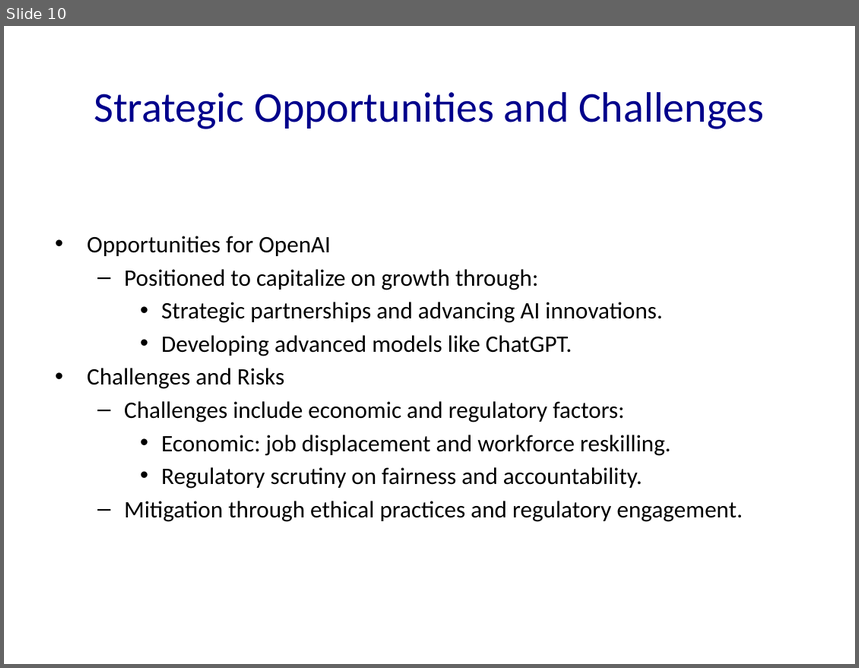
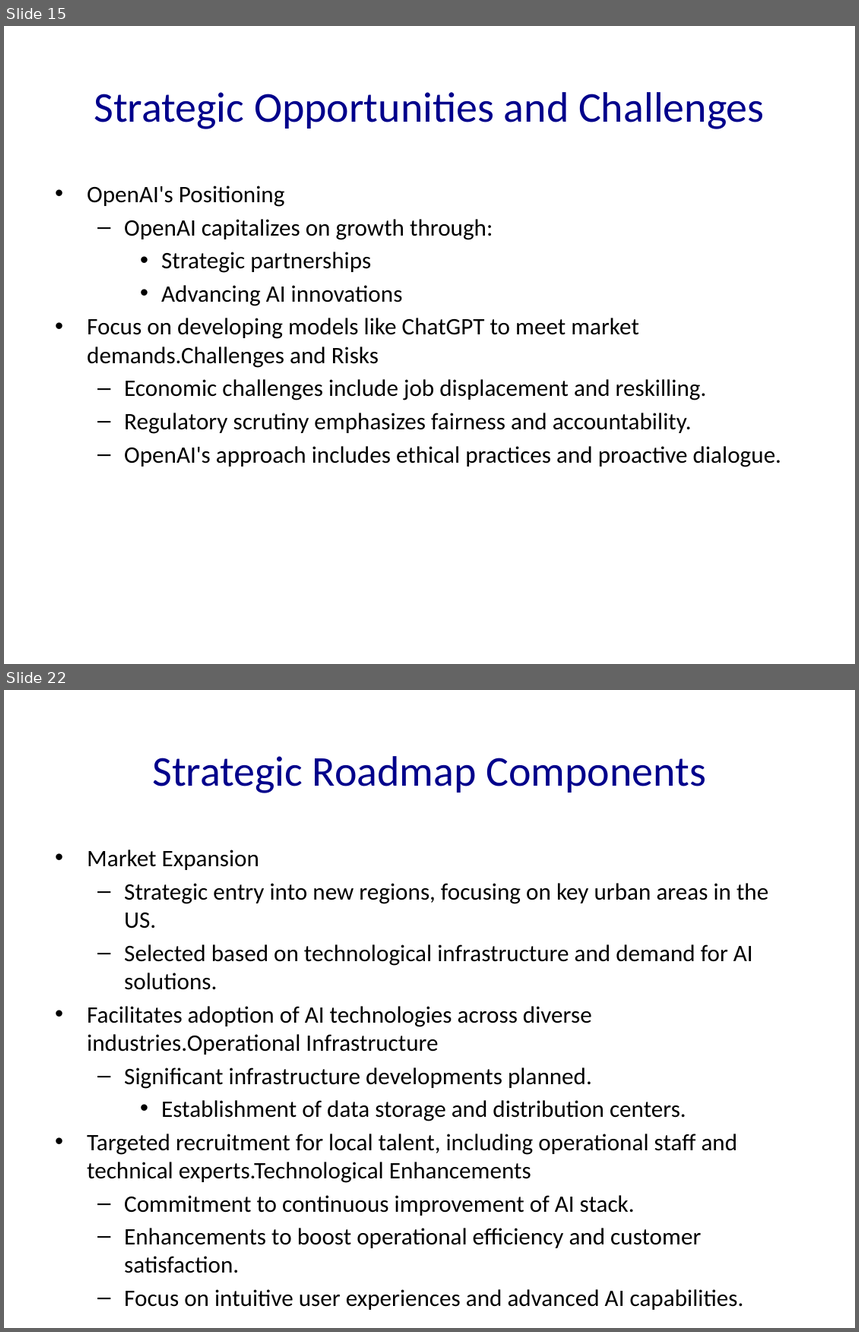
Before and after one commit to Frank-Gu-81/slides_autogeneration, a slide deck: OpenAI.pptx. Shown one above the other, each under a label of ours: slide 10 before the commit, slides 15 and 22 after it; the slides between them are not shown. The pictures are 859x668 and 859x1332 pixels, drawn with LibreOffice and Linux fonts; fonts in the diff are those of the drawing. Boxes give left, top, right and bottom in pixels: in the first picture for what was removed or moved away, otherwise in the second. Text is boxed around its words. In the diff, an @@ line names an element or a change of style, - is before the commit and + after.

```diff
--- a/OpenAI.pptx
+++ b/OpenAI.pptx
@@ slide 22 added at [4,690,855,1328], background #FFFFFF @@
@@ title added at [152,756,706,793], 36 pt, text #00008B @@
+Strategic Roadmap Components
@@ text added at [87,850,769,1310], 20 pt, text #000000 @@
+• Market Expansion
+  – Strategic entry into new regions, focusing on key urban areas in the US.
+  – Selected based on technological infrastructure and demand for AI solutions.
+• Facilitates adoption of AI technologies across diverse industries.Operational Infrastructure
+  – Significant infrastructure developments planned.
+    • Establishment of data storage and distribution centers.
+• Targeted recruitment for local talent, including operational staff and technical experts.Technological Enhancements
+  – Commitment to continuous improvement of AI stack.
+  – Enhancements to boost operational efficiency and customer satisfaction.
+  – Focus on intuitive user experiences and advanced AI capabilities.
@@ what was slide 10 is now slide 15 @@
@@ slide 15 changed as well @@
@@ text at [87,186,781,468]: text changed @@
-• Opportunities for OpenAI
-  – Positioned to capitalize on growth through:
-    • Strategic partnerships and advancing AI innovations.
-    • Developing advanced models like ChatGPT.
-• Challenges and Risks
-  – Challenges include economic and regulatory factors:
-    • Economic: job displacement and workforce reskilling.
-    • Regulatory scrutiny on fairness and accountability.
-  – Mitigation through ethical practices and regulatory engagement.
+• OpenAI's Positioning
+  – OpenAI capitalizes on growth through:
+    • Strategic partnerships
+    • Advancing AI innovations
+• Focus on developing models like ChatGPT to meet market demands.Challenges and Risks
+  – Economic challenges include job displacement and reskilling.
+  – Regulatory scrutiny emphasizes fairness and accountability.
+  – OpenAI's approach includes ethical practices and proactive dialogue.
```
Also in this commit, not shown: 7 other slides changed, 21 other slides added, 3 slides removed, 11 other files.
